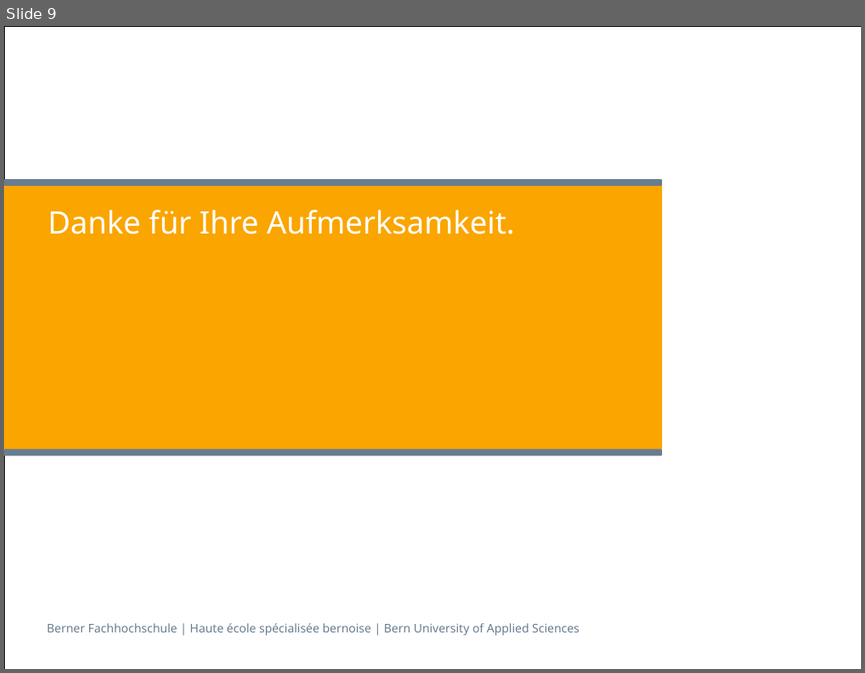
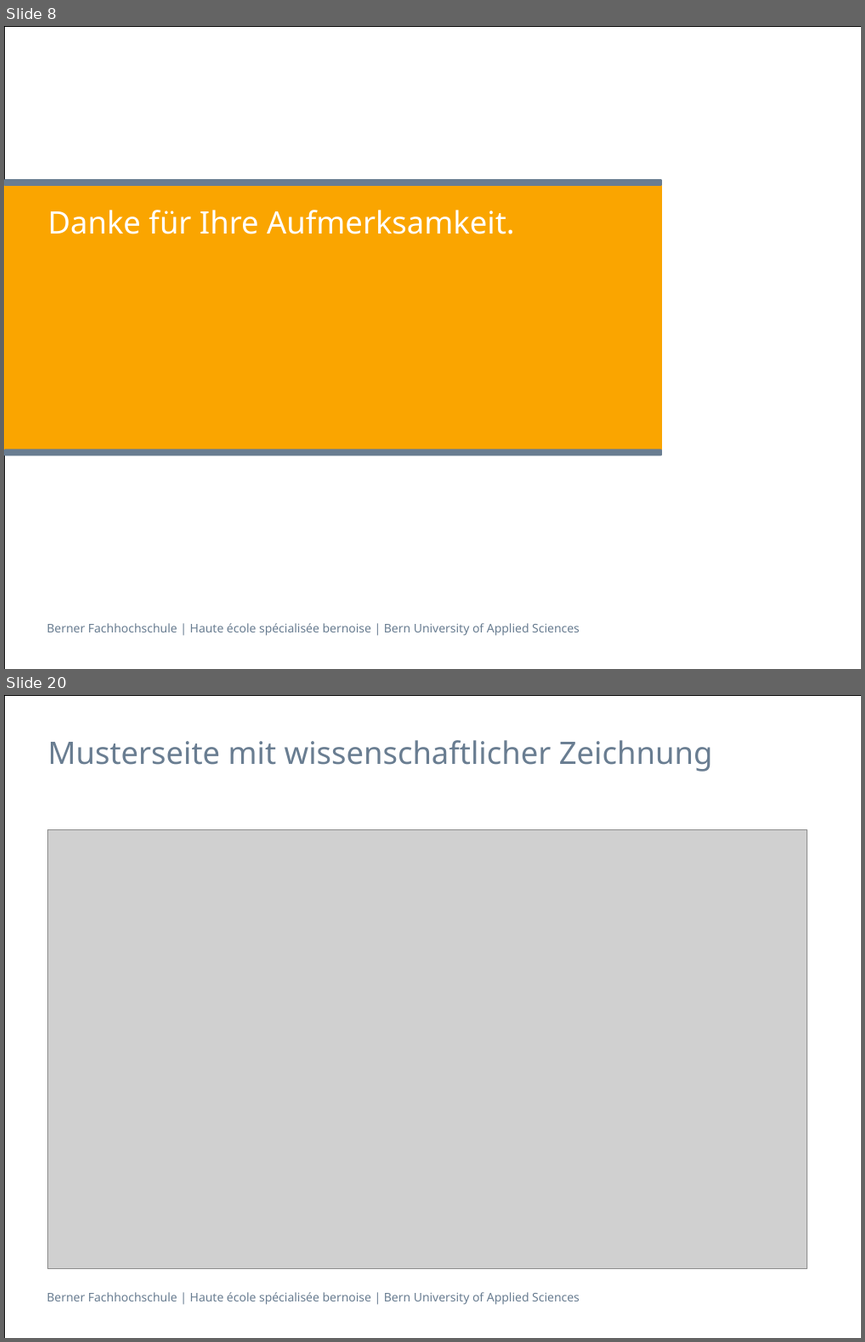
Before and after one commit to sevib1/ch.bfh.btx8081.w2016.blue, a slide deck: doc/CS1/Präsentation_CS1_Task_3_Blau.pptx. Shown one above the other, each under a label of ours: slide 9 before the commit, slides 8 and 20 after it; the slides between them are not shown. The pictures are 865x673 and 865x1342 pixels, drawn with LibreOffice and Linux fonts; fonts in the diff are those of the drawing; grey boxes stand for pictures. Boxes give left, top, right and bottom in pixels: in the first picture for what was removed or moved away, otherwise in the second. Text is boxed around its words. In the diff, an @@ line names an element or a change of style, - is before the commit and + after.

```diff
--- a/doc/CS1/Präsentation_CS1_Task_3_Blau.pptx
+++ b/doc/CS1/Präsentation_CS1_Task_3_Blau.pptx
@@ slide 20 added at (4,695,861,1338), background #FFFFFF; not listed: 2 template elements that a slide beside it also shows @@
@@ title added at (48,740,713,771), 26 pt, text #697D91 @@
+Musterseite mit wissenschaftlicher Zeichnung
@@ picture added at (47,829,806,1268) @@
@@ what was slide 9 is now slide 8 @@
```
Also in this commit, not shown: 1 slide changed, 26 other slides added, 7 slides removed.
